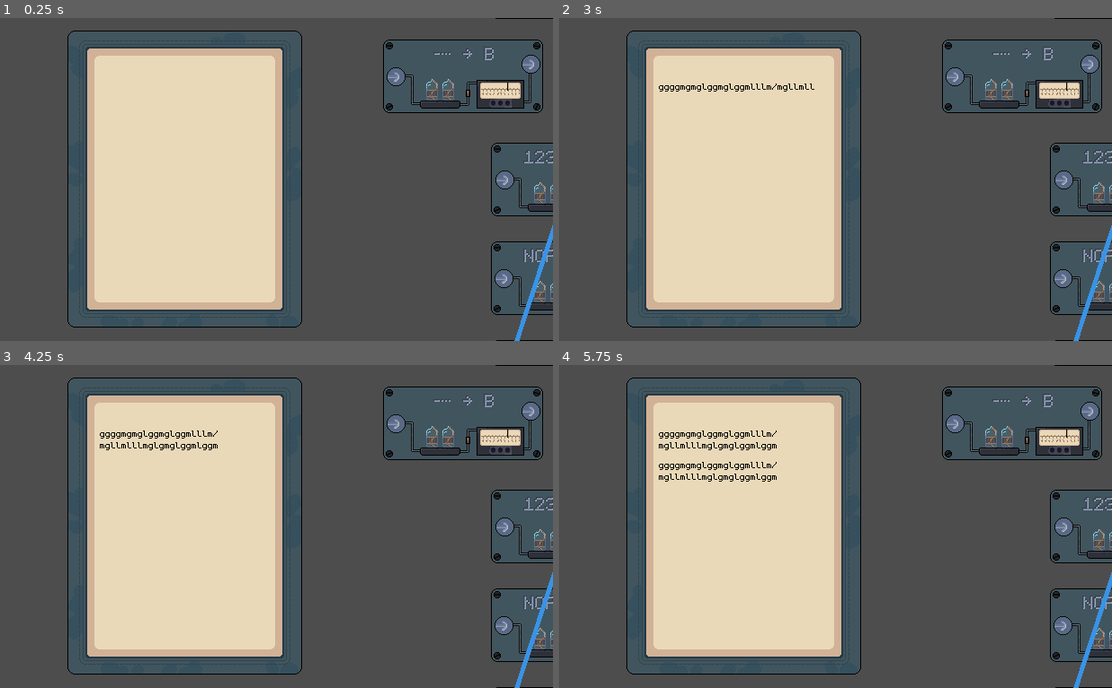
Above: before the commit, frames 1-4 (two rows, left to right).
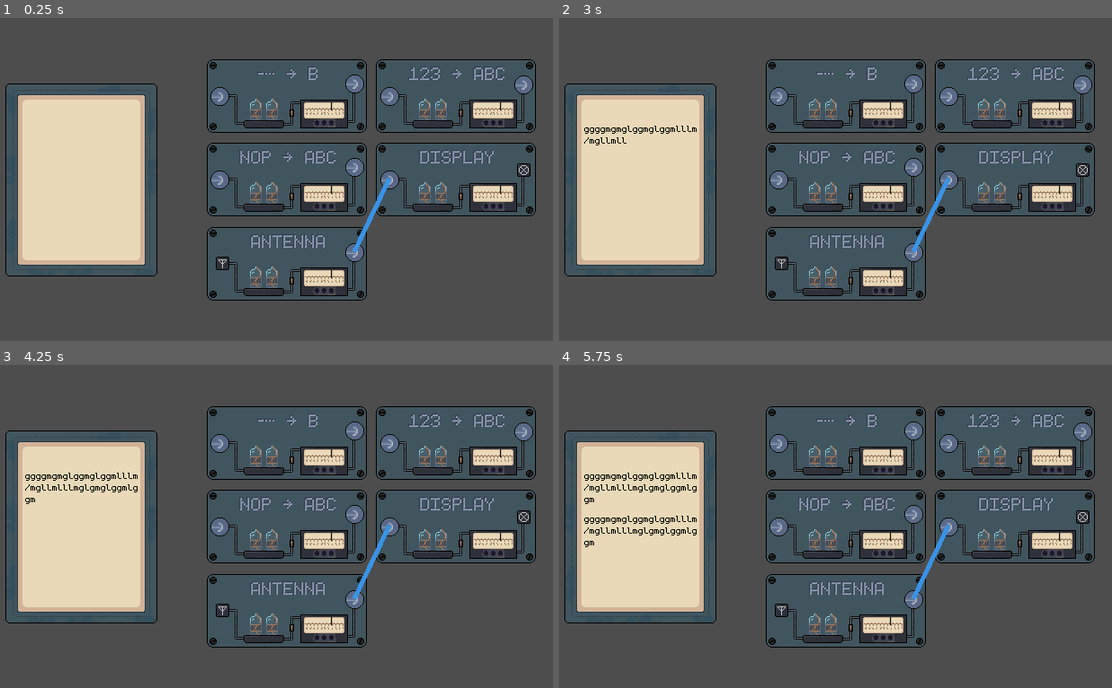
Above: after the commit, the same moments.

Repository: Limit-sest/wiretap
Game: Godot game, scene res://main.tscn
Same seed, same stepped clock (60 frames per second), same inputs: the game is played once before the commit and once after it.
Inputs (mouse positions are in pixels of both pictures, inside the frame that each line leads up to):
- Up to frame 1 (0.25 s): no input
- Up to frame 2 (3 s): tap Enter at 0.5, 2 s; move the mouse to (741, 176) at 0.52 s; hold Right 0.53-1.28 s; tap Alt at 0.6, 2.1 s; click (741, 176) at 0.67 s; tap Space at 1.25 s; move the mouse to (1062, 179) at 1.27 s; hold Down 1.28-2.03 s; tap Shift at 1.35, 2.85 s; click (1062, 179) at 1.42 s; move the mouse to (1089, 63) at 2.02 s; hold Right 2.03-2.78 s; click (1089, 63) at 2.17 s; move the mouse to (951, 76) at 2.77 s; hold Up from 2.78 s (still down); click (951, 76) at 2.92 s
- Up to frame 3 (4.25 s): tap Space at 3.5 s; move the mouse to (503, 626) at 3.52 s; release Up at 3.53 s; hold Left from 3.53 s (still down); tap Alt at 3.6 s; click (503, 626) at 3.67 s
- Up to frame 4 (5.75 s): tap Enter at 4.25 s; move the mouse to (653, 478) at 4.27 s; tap Shift at 4.35 s; tap Space at 5 s; move the mouse to (852, 526) at 5.02 s; release Left at 5.03 s; hold Down from 5.03 s (still down); tap Alt at 5.1 s; click (852, 526) at 5.17 s

The runs differ from the first frame. In frame 1, 44% of the frame differs, in the area x 0-100%, y 0-100%; in frame 2, 44%; in frame 3, 44%; in frame 4, 44%.

Commit message:
Make tty smaller

Diff:
--- a/main.tscn
+++ b/main.tscn
@@ -24,7 +24,7 @@
 
 [node name="tty" parent="." instance=ExtResource("1_ig7tw")]
 unique_name_in_owner = true
-position = Vector2(-90, -1)
+position = Vector2(-205, 0)
 
 [node name="Signal send" type="Timer" parent="."]
 wait_time = 2.5
@@ -35,7 +35,7 @@
 position = Vector2(0, -25)
 
 [node name="Display" type="Sprite2D" parent="CanvasGroup"]
-position = Vector2(341, 245)
+position = Vector2(212, 25)
 texture = ExtResource("6_7mycd")
 
 [node name="Input" type="Area2D" parent="CanvasGroup/Display" groups=["input", "ports"]]
@@ -60,7 +60,7 @@
 
 [node name="Antenna" type="Sprite2D" parent="CanvasGroup"]
 unique_name_in_owner = true
-position = Vector2(340, -195)
+position = Vector2(24, 119)
 texture = ExtResource("6_7mycd")
 
 [node name="Output" type="Area2D" parent="CanvasGroup/Antenna" groups=["output", "ports"]]
@@ -84,7 +84,7 @@
 texture = ExtResource("8_5vw27")
 
 [node name="Numbers" type="Sprite2D" parent="CanvasGroup"]
-position = Vector2(340, 25)
+position = Vector2(212, -68)
 texture = ExtResource("6_7mycd")
 
 [node name="Output" type="Area2D" parent="CanvasGroup/Numbers" groups=["output", "ports"]]
@@ -117,7 +117,7 @@
 texture = ExtResource("5_272bh")
 
 [node name="Morse" type="Sprite2D" parent="CanvasGroup"]
-position = Vector2(220, -90)
+position = Vector2(24, -68)
 texture = ExtResource("6_7mycd")
 
 [node name="Output" type="Area2D" parent="CanvasGroup/Morse" groups=["output", "ports"]]
@@ -149,7 +149,7 @@
 texture = ExtResource("5_272bh")
 
 [node name="Caesar" type="Sprite2D" parent="CanvasGroup"]
-position = Vector2(340, 135)
+position = Vector2(24, 25)
 texture = ExtResource("6_7mycd")
 
 [node name="Output" type="Area2D" parent="CanvasGroup/Caesar" groups=["output", "ports"]]
--- a/tty.tscn
+++ b/tty.tscn
@@ -11,10 +11,10 @@
 texture = ExtResource("3_u8rn0")
 
 [node name="tty" type="RichTextLabel" parent="Sprite2D"]
-offset_left = -94.0
-offset_top = -132.0
-offset_right = 95.0
-offset_bottom = 130.0
+offset_left = -62.0
+offset_top = -86.0
+offset_right = 64.0
+offset_bottom = 87.0
 theme_override_colors/default_color = Color(0, 0, 0, 1)
 theme_override_constants/paragraph_separation = -2
 theme_override_constants/outline_size = 0
@@ -23,5 +23,5 @@
 bbcode_enabled = true
 scroll_active = false
 scroll_following = true
-autowrap_mode = 2
+autowrap_mode = 1
 script = ExtResource("4_f1to4")
Binary file changed: assets/Sprites/Custom/tty.png
